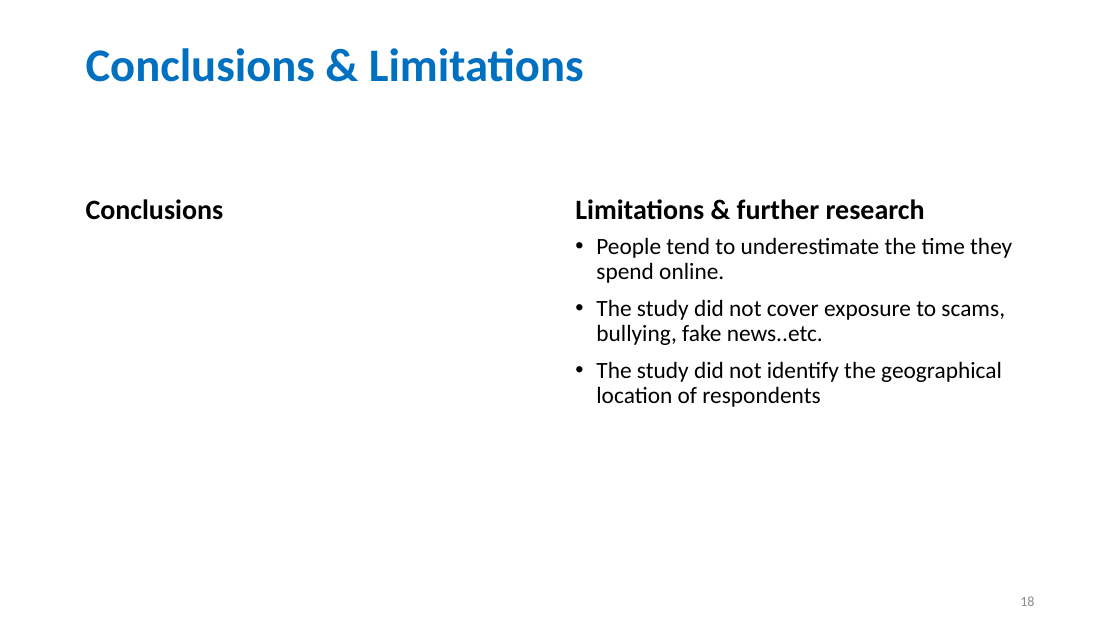
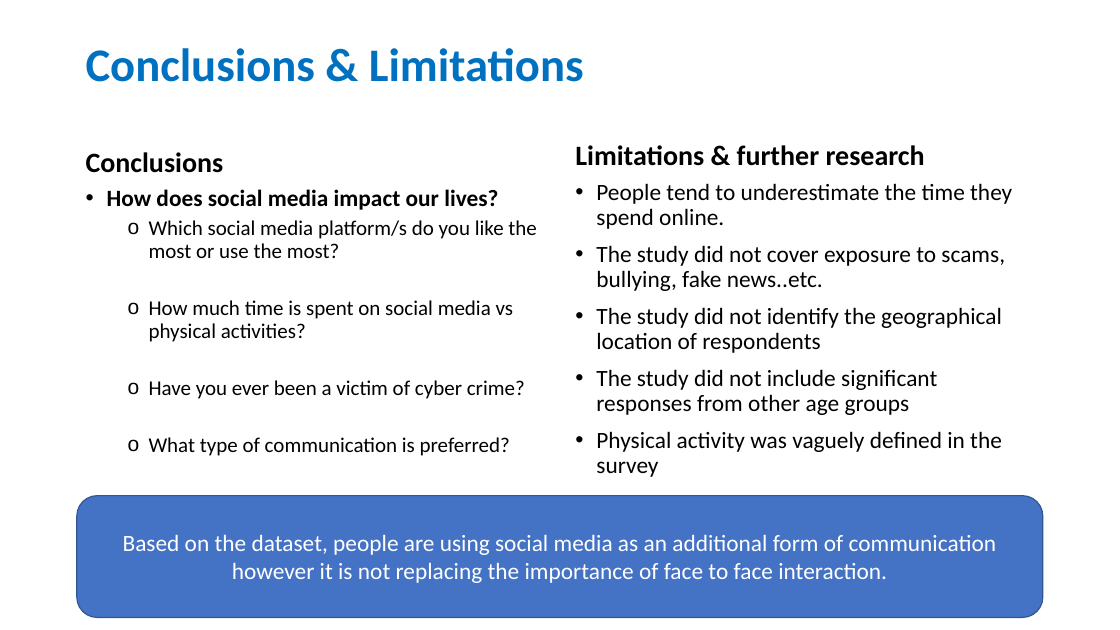
Before and after one commit to stephen823/Group_Project_1-How-Does-Social-Media-Impact-Our-Live, a slide deck: slide 18 of 002 - Deliverables/Social_Media_v0.01.pptx. Drawn at 1120x630 pixels with LibreOffice and Linux fonts; fonts in the diff are those of the drawing. Boxes give left, top, right and bottom in pixels: in the first picture for what was removed or moved away, otherwise in the second. Text is boxed around its words. In the diff, an @@ line names an element or a change of style, - is before the commit and + after.

Commit message:
Updated presentation

```diff
--- a/002 - Deliverables/Social_Media_v0.01.pptx
+++ b/002 - Deliverables/Social_Media_v0.01.pptx
@@ text "Conclusions": place and size @@
-text "Conclusions" at <box>86,199,224,220</box>
+text "Conclusions" at <box>86,152,224,173</box>
@@ text "Limitations & further research": place and size @@
-text "Limitations & further research" at <box>575,199,925,220</box>
+text "Limitations & further research" at <box>575,145,925,166</box>
@@ text "People tend to underestimate the ...": place and size @@
-text "People tend to underestimate the ..." at <box>596,237,1012,407</box>
+text "People tend to underestimate the ..." at <box>596,183,1012,477</box>
@@ text added at <box>107,189,536,456</box>, 18 pt, text #000000 @@
+• How does social media impact our lives?
+  o Which social media platform/s do you like the most or use the most?
+  o How much time is spent on social media vs physical activities?
+  o Have you ever been a victim of cyber crime?
+  o What type of communication is preferred?
@@ text at <box>596,369,1002,477</box>: paragraphs added @@
+• The study did not include significant responses from other age groups
+• Physical activity was vaguely defined in the survey
@@ rounded rectangle added at <box>76,496,1043,618</box>, fill #4472C4, outline #325491 1 pt, 20 pt, text #FFFFFF @@
+Based on the dataset, people are using social media as an additional form of communication however it is not replacing the importance of face to face interaction.
@@ page number removed at <box>1020,596,1034,606</box> @@
-18
```
Also in this commit, not shown: 7 other slides changed.
